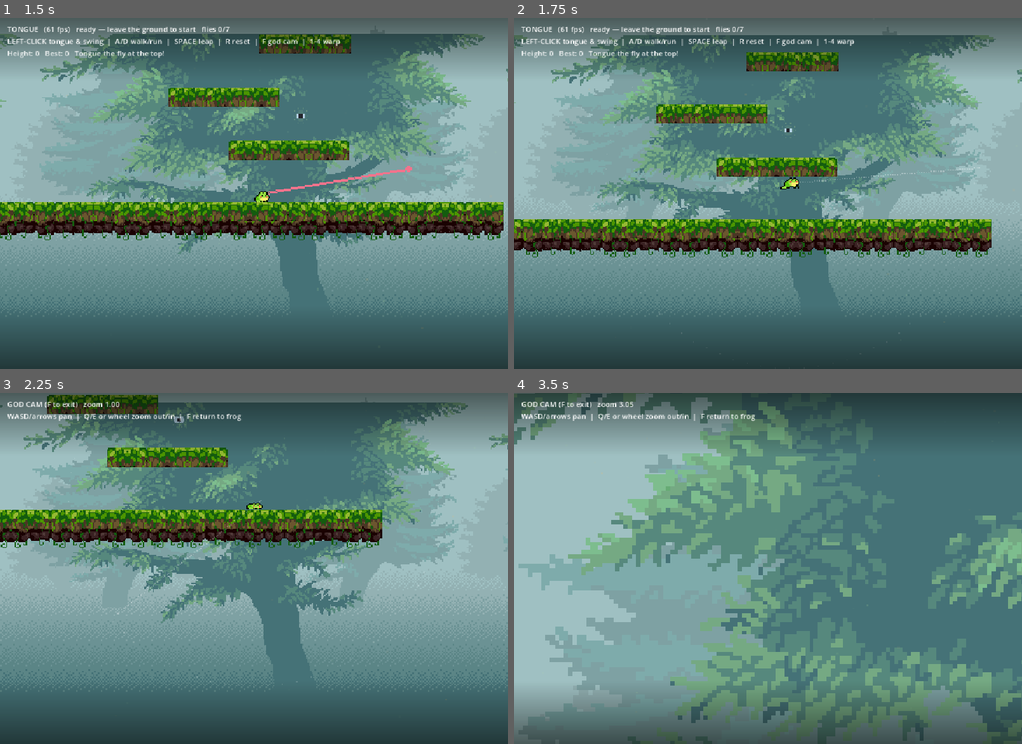
Above: before the commit, frames 1-4 (two rows, left to right).
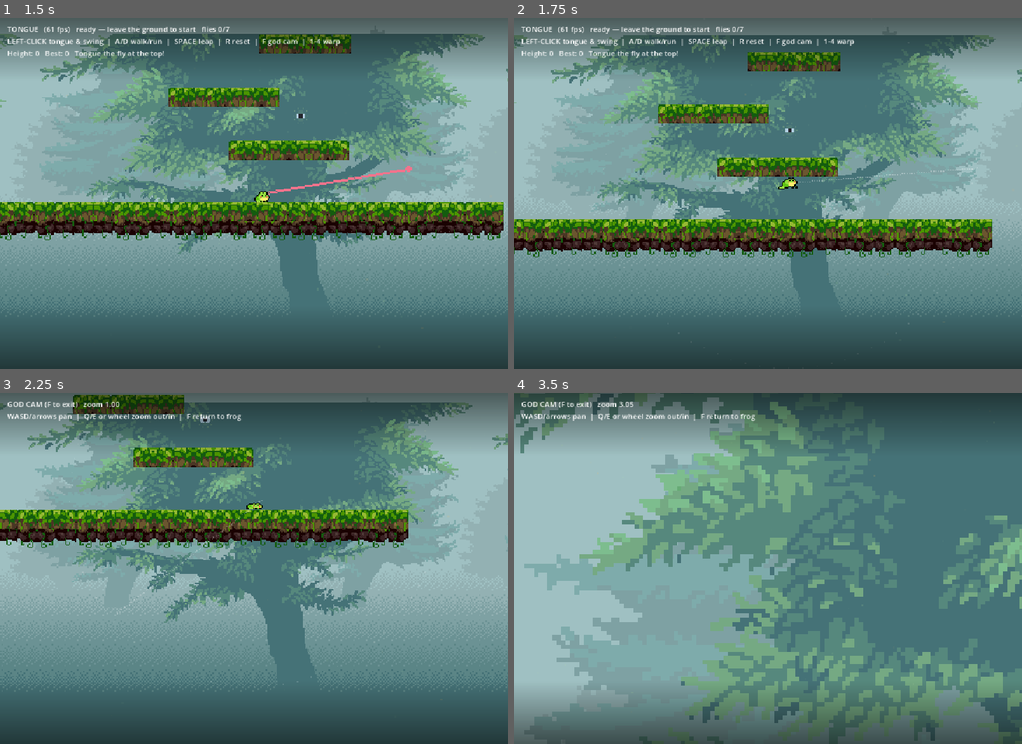
Above: after the commit, the same moments.

Repository: asg86260/Tongue
Game: Godot game, scene res://Title.tscn
Same seed, same stepped clock (60 frames per second), same inputs: the game is played once before the commit and once after it.
Inputs (mouse positions are in pixels of both pictures, inside the frame that each line leads up to):
- Up to frame 1 (1.5 s): click "Play" at 0.5 s; tap Enter at 1.25 s; move the mouse to (365, 175) at 1.27 s; press the mouse at (365, 175) at 1.28 s; hold D (move_right) from 1.28 s (still down)
- Up to frame 2 (1.75 s): keep holding D (move_right); tap Space (jump) at 1.52 s
- Up to frame 3 (2.25 s): tap Space (jump) at 1.82 s; move the mouse to (152, 586) at 2.02 s; release D (move_right) at 2.03 s; release the mouse at (152, 586) at 2.03 s; hold S (move_down) from 2.03 s (still down); tap F (godcam) at 2.1 s
- Up to frame 4 (3.5 s): tap Space (jump) at 2.27, 2.57 s; move the mouse to (818, 491) at 2.77 s; release S (move_down) at 2.78 s; hold D (move_right) from 2.78 s (still down); hold E (zoom_in) from 2.78 s (still down)

Frame 1 is identical in both runs. In frame 2, 6.5% of the frame differs, in the area x 0-95%, y 4-88%; in frame 3, 13%; in frame 4, 18%, in the area x 0-100%, y 0-100%.

Commit message:
Remove all pop pulses + cap air-strafe speed
- Remove the pop/pulse ring system entirely (catch, gulp, win, milestone) — the
  add_pop calls, array, draw and update.
- Air strafing now only nudges while under AIR_STRAFE_MAX, so jumps can't keep
  building horizontal speed. Swing steering stays uncapped; swing momentum past
  the cap isn't braked.

Co-Authored-By: Claude Opus 4.8 <noreply@anthropic.com>

Diff:
--- a/Game.gd
+++ b/Game.gd
@@ -42,7 +42,6 @@
 var flap := 0.0
 # ---- juice ----
 var shake := 0.0
-var pops: Array = []          # each: {pos:Vector2, t:float, life:float, col:Color}
 var sfx_stick: AudioStreamPlayer
 var sfx_hop: AudioStreamPlayer
 var sfx_win: AudioStreamPlayer
@@ -283,9 +282,6 @@
 	return int((start_y - player.global_position.y) / 100.0)
 
 # ---- callbacks the Player uses ----
-func add_pop(pos: Vector2, life: float, col: Color) -> void:
-	pops.append({"pos": pos, "t": 0.0, "life": life, "col": col})
-
 func add_shake(amount: float) -> void:
 	shake = max(shake, amount)
 
@@ -306,13 +302,11 @@
 		if not f["caught"] and tip.distance_to(f["pos"]) < FLY_CATCH_R:
 			f["caught"] = true
 			add_shake(4.0)
-			add_pop(f["pos"], 0.28, Color(0.7, 0.95, 0.5))
 			play_sfx("stick")
 			return 1
 	if tip.distance_to(goal_pos) < GOAL_CATCH_R:
 		win_time = run_time          # freeze the clock at the catch (the skill moment)
 		add_shake(8.0)
-		add_pop(goal_pos, 0.4, Color(0.6, 0.9, 0.4))
 		play_sfx("stick")
 		return 2
 	return 0
@@ -320,12 +314,10 @@
 # the carried fly reached the mouth — swallow it (belly puff handled on the Player)
 func gulp(is_goal: bool, mouth_pos: Vector2) -> void:
 	add_shake(4.0)
-	add_pop(mouth_pos, 0.3, Color(1.0, 1.0, 0.85))
 	if is_goal:
 		won = true
 		player.active = false
 		add_shake(16.0)
-		add_pop(mouth_pos, 0.6, Color(1.0, 1.0, 0.7))
 		play_sfx("win")
 		var h := _height()
 		var new_best := h > Save.best_height or Save.best_time == 0.0 or win_time < Save.best_time
@@ -370,13 +362,11 @@
 func _check_milestones(hm: int) -> void:
 	while hm >= milestone_reached + MILESTONE_M:
 		milestone_reached += MILESTONE_M
-		add_pop(player.global_position, 0.45, Color(0.6, 0.95, 0.6))
 		add_shake(2.5)
 		play_sfx("hop")
 	if not beat_best and start_best > 0 and hm > start_best:
 		beat_best = true
 		best_flash = 2.0
-		add_pop(player.global_position, 0.7, Color(1.0, 0.95, 0.5))
 		add_shake(8.0)
 		play_sfx("win")
 
@@ -459,13 +449,6 @@
 			if bright > 0.05:
 				_draw_tongue(trail[i - 1], trail[i],
 					Color(0.4, 0.85, 0.5, a * 0.5 * bright), 1.0 + a * 4.0)
-	# pop rings (stick + win bursts)
-	for p in pops:
-		var k: float = p.t / p.life
-		var r: float = 6.0 + k * 70.0
-		var c: Color = p.col
-		c.a = (1.0 - k) * 0.8
-		_pixel_ring(p.pos, r, c)
 	# grapple-only knobs: glowing amber runes (aim here, don't land) — flicker + halo
 	var pulse: float = 13.0 + sin(flap * 4.0) * 2.0
 	for kn in anchor_knobs:
@@ -595,10 +578,6 @@
 			shake = move_toward(shake, 0.0, d * 60.0)
 		else:
 			cam.offset = Vector2.ZERO
-	# advance pop rings
-	for p in pops:
-		p.t += d
-	pops = pops.filter(func(p): return p.t < p.life)
 	best_flash = max(best_flash - d, 0.0)
 	queue_redraw()
 
--- a/Player.gd
+++ b/Player.gd
@@ -15,6 +15,7 @@
 const PULL_FACTOR := 0.60    # reels in to this fraction of grab length
 const CAP_STIFFEN := 5.0     # rope gets this much stiffer past its max (grab) length
 const AIR_NUDGE := 380.0     # small left/right air control while swinging
+const AIR_STRAFE_MAX := 190.0 # cap on horizontal speed you can build by strafing in free air
 const BODY_MASS := 1.0
 const TONGUE_SPEED := 2600.0 # px/sec the tongue shoots out & retracts (its travel time)
 const JUMP_IMPULSE := 560.0  # frog-leap takeoff speed (px/s upward)
@@ -253,7 +254,11 @@
 		var target := ix * RUN_SPEED
 		linear_velocity.x = move_toward(linear_velocity.x, target, GROUND_ACCEL * delta)
 	elif ix != 0.0:
-		apply_central_force(Vector2(ix * AIR_NUDGE, 0))
+		# Swing steering is uncapped (pump the pendulum). In FREE air, only nudge while
+		# under AIR_STRAFE_MAX so strafing can't keep building horizontal speed — swing
+		# momentum already past the cap is preserved (we never actively brake).
+		if attached or ix * linear_velocity.x < AIR_STRAFE_MAX:
+			apply_central_force(Vector2(ix * AIR_NUDGE, 0))
 
 	# frog-leap whenever standing on something — allowed even with the tongue attached
 	# (jump off the ground into a swing); the tongue stays stuck.
